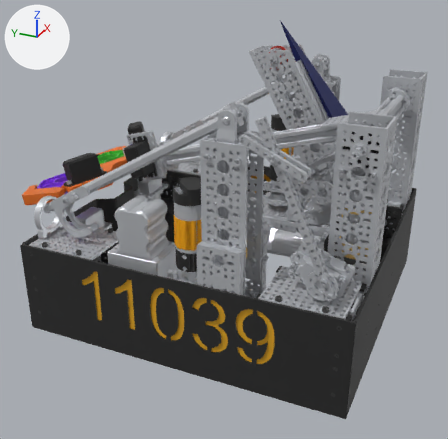
Before and after pictures for a commit that changed the glTF model public/models/cobra-v1.glb.
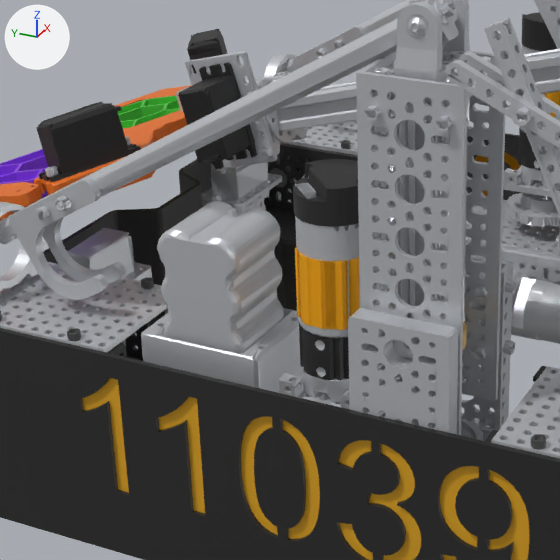
Old and new are each drawn whole from a camera (50 mm lens) standing at (-0.388, -0.255, 0.452) and looking at (0.277, 0.044, 0.119) and again close up on the part from 10% to 64% of the width and 25% to 80% of the height. Arrows for +X, +Y and +Z are at upper left; the lights stay in place. The first two pictures are the older version. Where no turn or scale is listed for an object, it has been applied to the vertices. Vertices at exactly the same position are counted once.

In view in the first close-up: 'Body1', 'Body1_1192', 'Body2_90'.
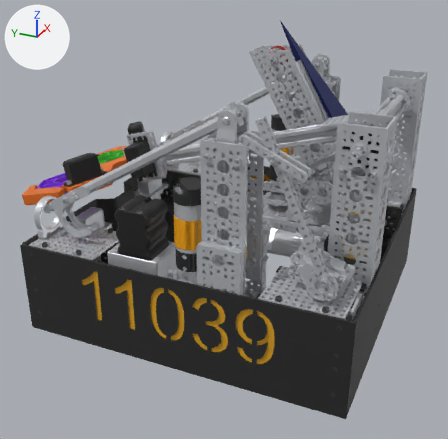
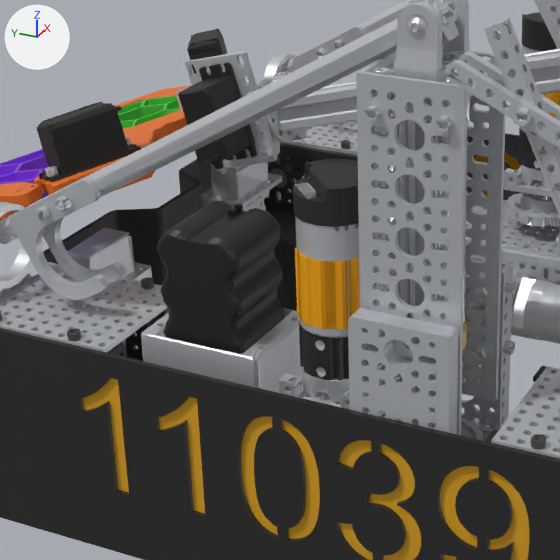
Where the newer file only moved an object's origin or applied its transform, the numbers keep the older frame.

Location of each change, (x1, y1, x2, y2) in pixels of the close-ups (560 x 560 px):
part 1 of me_body1, deleted: before (157, 201, 284, 354)
part 2 of me_body2_90, added: after (157, 201, 284, 354)

Edits to the bpy script that builds the scene:
```text
Change me_body1:
    used by ob_body1; location = (0.294, 0.0428, 0.1625)
    remove me_body1.from_pydata(...)  # 261753 vertices, 572599 faces; spans x -0.186..0.186, y -0.207..0.207, z -0.164..0.164
    add me_body1.from_pydata(...)  # 260657 vertices, 570410 faces; spans x -0.186..0.186, y -0.207..0.207, z -0.164..0.164
    me_body1 part 1: 1096 vertices removed from x -0.169..-0.125, y 0.021..0.065, z -0.087..0.023
Change me_body2_90:
    used by ob_body2_90; location = (0.2829, 0.2176, 0.177)
    remove me_body2_90.from_pydata(...)  # 3685 vertices, 7559 faces; spans x -0.111..0.111, y -0.083..0.083, z -0.044..0.044
    add me_body2_90.from_pydata(...)  # 4781 vertices, 9748 faces; spans x -0.158..0.111, y -0.154..0.083, z -0.102..0.044
    me_body2_90 part 2: a new loose piece of 1096 vertices spanning x -0.158..-0.114, y -0.154..-0.11, z -0.102..0.009, in mat_palettematerial002 (picture img_palettebasecolor)
    other edits to the shape of me_body2_90 do not show in these pictures
```
